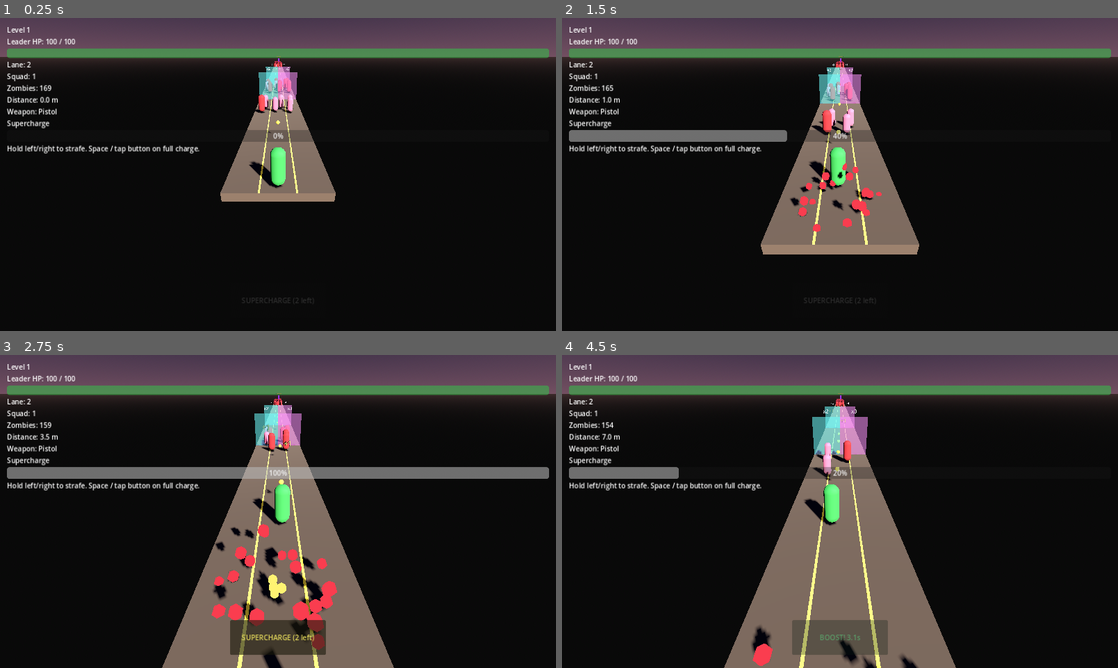
Above: before the commit, frames 1-4 (two rows, left to right).
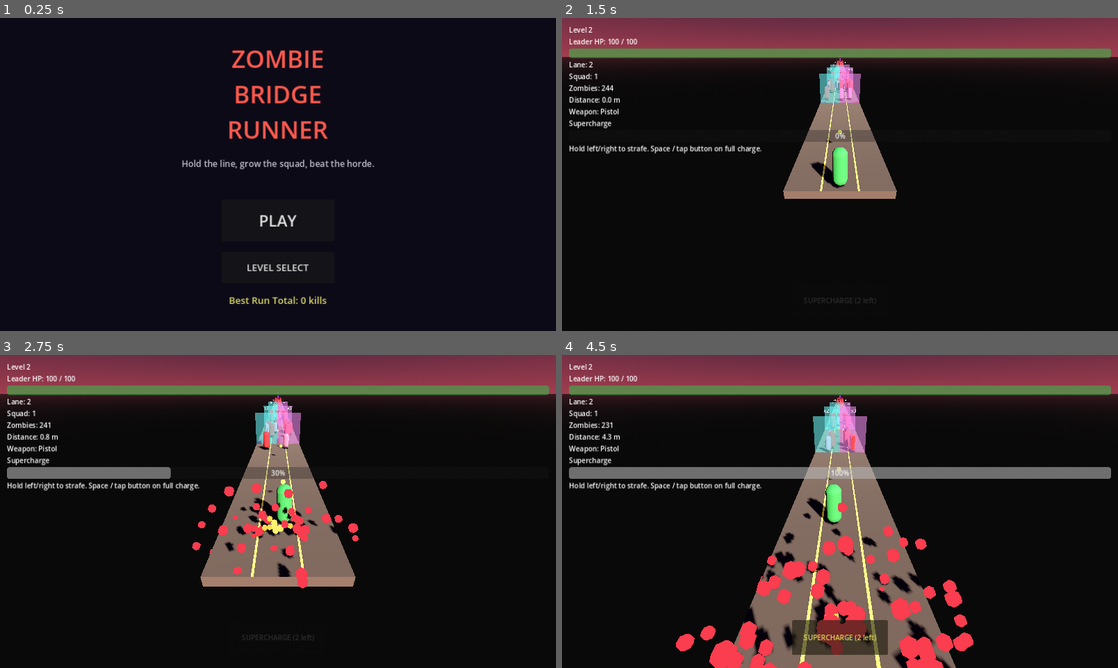
Above: after the commit, the same moments.

Repository: PawandeepSinghKhalsa/Hold-the-Line
Game: Godot game, scene res://scenes/title.tscn
The game is run twice, just before and just after one commit, with the same random seed, the same clock (stepped at 60 frames per second) and the same inputs. Before the commit the project starts from res://scenes/main.tscn.
Inputs (mouse positions are in pixels of both pictures, inside the frame that each line leads up to):
- Up to frame 1 (0.25 s): no input
- Up to frame 2 (1.5 s): click (840, 268) at 0.5 s, where only the run after the commit has a clickable "LEVEL SELECT"; click (840, 171) at 1.25 s, where only the run after the commit has a clickable "Level 2 | Best: —"
- Up to frame 3 (2.75 s): move the mouse to (400, 495) at 2.02 s; hold D (move_right) from 2.03 s (still down); hold Space (supercharge) from 2.03 s (still down); click (400, 495) at 2.17 s
- Up to frame 4 (4.5 s): release D (move_right) at 2.75 s; release Space (supercharge) at 2.75 s; drag from (728, 527) to (812, 574) at 2.77 s; move the mouse to (895, 442) at 3.52 s; hold D (move_right) 3.53-4.25 s; hold Space (supercharge) 3.53-4.25 s; click (895, 442) at 3.67 s; drag from (812, 574) to (673, 464) at 4.27 s

The runs differ from the first frame. In frame 1, 22% of the frame differs, in the area x 0-100%, y 0-92%; in frame 2, 18%; in frame 3, 25%, in the area x 0-100%, y 0-100%; in frame 4, 21%.
Error before the commit: Invalid access to property or key 'lane_index' on a base object of type 'CharacterBody3D (soldier.gd)'. (res://scripts/hud.gd:49)
Error after the commit: Invalid access to property or key 'lane_index' on a base object of type 'CharacterBody3D (soldier.gd)'. (res://scripts/hud.gd:52)

Commit message:
Title screen + level select + best-kills persistence
Turns the game from "level 1 -> level 2 -> level 3 -> loop" into an
actual shippable shape with a menu, per-level records, and stats
that survive browser refreshes.

scripts/level_manager.gd:
- best_kills array[int] (one slot per level), initialised to zeros.
- _load_progress / _save_progress using Godot's ConfigFile at
  user://progress.cfg. Loaded on _ready, saved on every new record.
- record_kills(level, kills): returns true if the new count beats
  the stored best, writes to disk, emits best_kills_updated.
- best_for(level) and best_total() helpers for menus.
- go_to_title() and start_level(index) transition helpers so menus
  and the HUD end button can route without hardcoding scene paths.

scenes/title.tscn + scripts/title.gd:
- Dark-purple background, big red "ZOMBIE BRIDGE RUNNER" headline,
  subtitle, and two buttons (PLAY -> level 1, LEVEL SELECT). Shows
  total best kills across all levels so the player has a number to
  chase.

scenes/level_select.tscn + scripts/level_select.gd:
- Generates one button per level at runtime labelled
  "Level N   |   Best: X kills" (or a dash if no record yet).
  Clicking jumps straight into that level. BACK returns to title.

scenes/hud.tscn + scripts/hud.gd:
- New MainMenuButton below PostRunButton, visible only after a run
  ends, routes to title.
- _on_run_ended now calls LevelManager.record_kills(current_level,
  kills) and appends "★ NEW RECORD" to the banner if the kill
  count beat the saved best.

project.godot:
- run/main_scene switched from main.tscn to title.tscn so the game
  boots into the menu instead of dumping the player straight into
  Level 1.

https://claude.ai/code/session_01WNZkPqonAe5zQESFZUsP36

Diff:
--- a/project.godot
+++ b/project.godot
@@ -7,7 +7,7 @@
 
 config/name="Zombie Bridge Runner"
 config/description="Hypercasual 3D runner: soldier vs. zombie horde on a narrow bridge with 3 lanes and multiplier gates."
-run/main_scene="res://scenes/main.tscn"
+run/main_scene="res://scenes/title.tscn"
 config/features=PackedStringArray("4.3", "GL Compatibility")
 config/icon="res://icon.svg"
 
--- a/scenes/hud.tscn
+++ b/scenes/hud.tscn
@@ -117,3 +117,20 @@
 focus_mode = 0
 visible = false
 text = "NEXT LEVEL"
+
+[node name="MainMenuButton" type="Button" parent="."]
+custom_minimum_size = Vector2(200, 60)
+anchors_preset = 8
+anchor_left = 0.5
+anchor_top = 0.5
+anchor_right = 0.5
+anchor_bottom = 0.5
+offset_left = -100.0
+offset_top = 60.0
+offset_right = 100.0
+offset_bottom = 120.0
+grow_horizontal = 2
+grow_vertical = 2
+focus_mode = 0
+visible = false
+text = "MAIN MENU"
--- /dev/null
+++ b/scenes/level_select.tscn
@@ -0,0 +1,63 @@
+[gd_scene load_steps=2 format=3]
+
+[ext_resource type="Script" path="res://scripts/level_select.gd" id="1_ls"]
+
+[node name="LevelSelect" type="Control"]
+anchors_preset = 15
+anchor_right = 1.0
+anchor_bottom = 1.0
+grow_horizontal = 2
+grow_vertical = 2
+script = ExtResource("1_ls")
+
+[node name="Background" type="ColorRect" parent="."]
+anchors_preset = 15
+anchor_right = 1.0
+anchor_bottom = 1.0
+grow_horizontal = 2
+grow_vertical = 2
+color = Color(0.05, 0.04, 0.09, 1)
+mouse_filter = 2
+
+[node name="Margin" type="MarginContainer" parent="."]
+anchors_preset = 15
+anchor_right = 1.0
+anchor_bottom = 1.0
+offset_left = 32.0
+offset_top = 48.0
+offset_right = -32.0
+offset_bottom = -48.0
+grow_horizontal = 2
+grow_vertical = 2
+
+[node name="VBox" type="VBoxContainer" parent="Margin"]
+layout_mode = 2
+alignment = 1
+theme_override_constants/separation = 20
+
+[node name="TitleLabel" type="Label" parent="Margin/VBox"]
+layout_mode = 2
+theme_override_colors/font_color = Color(1, 0.95, 0.5, 1)
+theme_override_font_sizes/font_size = 42
+text = "SELECT LEVEL"
+horizontal_alignment = 1
+
+[node name="Spacer" type="Control" parent="Margin/VBox"]
+custom_minimum_size = Vector2(0, 12)
+layout_mode = 2
+
+[node name="Levels" type="VBoxContainer" parent="Margin/VBox"]
+layout_mode = 2
+alignment = 1
+theme_override_constants/separation = 14
+
+[node name="Spacer2" type="Control" parent="Margin/VBox"]
+custom_minimum_size = Vector2(0, 24)
+layout_mode = 2
+
+[node name="BackButton" type="Button" parent="Margin/VBox"]
+custom_minimum_size = Vector2(200, 56)
+layout_mode = 2
+size_flags_horizontal = 4
+theme_override_font_sizes/font_size = 20
+text = "< BACK"
--- /dev/null
+++ b/scenes/title.tscn
@@ -0,0 +1,78 @@
+[gd_scene load_steps=2 format=3]
+
+[ext_resource type="Script" path="res://scripts/title.gd" id="1_title"]
+
+[node name="Title" type="Control"]
+anchors_preset = 15
+anchor_right = 1.0
+anchor_bottom = 1.0
+grow_horizontal = 2
+grow_vertical = 2
+script = ExtResource("1_title")
+
+[node name="Background" type="ColorRect" parent="."]
+anchors_preset = 15
+anchor_right = 1.0
+anchor_bottom = 1.0
+grow_horizontal = 2
+grow_vertical = 2
+color = Color(0.05, 0.04, 0.09, 1)
+mouse_filter = 2
+
+[node name="Margin" type="MarginContainer" parent="."]
+anchors_preset = 15
+anchor_right = 1.0
+anchor_bottom = 1.0
+offset_left = 32.0
+offset_top = 48.0
+offset_right = -32.0
+offset_bottom = -48.0
+grow_horizontal = 2
+grow_vertical = 2
+
+[node name="VBox" type="VBoxContainer" parent="Margin"]
+layout_mode = 2
+alignment = 1
+theme_override_constants/separation = 24
+
+[node name="TitleLabel" type="Label" parent="Margin/VBox"]
+layout_mode = 2
+theme_override_colors/font_color = Color(1, 0.35, 0.3, 1)
+theme_override_font_sizes/font_size = 56
+text = "ZOMBIE
+BRIDGE
+RUNNER"
+horizontal_alignment = 1
+
+[node name="Subtitle" type="Label" parent="Margin/VBox"]
+layout_mode = 2
+theme_override_colors/font_color = Color(0.75, 0.75, 0.8, 1)
+theme_override_font_sizes/font_size = 20
+text = "Hold the line, grow the squad, beat the horde."
+horizontal_alignment = 1
+autowrap_mode = 2
+
+[node name="Spacer" type="Control" parent="Margin/VBox"]
+custom_minimum_size = Vector2(0, 20)
+layout_mode = 2
+
+[node name="PlayButton" type="Button" parent="Margin/VBox"]
+custom_minimum_size = Vector2(260, 96)
+layout_mode = 2
+size_flags_horizontal = 4
+theme_override_font_sizes/font_size = 36
+text = "PLAY"
+
+[node name="LevelSelectButton" type="Button" parent="Margin/VBox"]
+custom_minimum_size = Vector2(260, 72)
+layout_mode = 2
+size_flags_horizontal = 4
+theme_override_font_sizes/font_size = 22
+text = "LEVEL SELECT"
+
+[node name="BestLabel" type="Label" parent="Margin/VBox"]
+layout_mode = 2
+theme_override_colors/font_color = Color(0.85, 0.85, 0.4, 1)
+theme_override_font_sizes/font_size = 22
+text = "Best Run Total: 0 kills"
+horizontal_alignment = 1
--- a/scripts/hud.gd
+++ b/scripts/hud.gd
@@ -17,6 +17,7 @@
 @onready var banner: Label = $Margin/VBox/Banner
 @onready var supercharge_button: Button = $SuperchargeButton
 @onready var post_run_button: Button = $PostRunButton
+@onready var main_menu_button: Button = $MainMenuButton
 @onready var damage_flash: ColorRect = $DamageFlash
 
 var _last_run_won: bool = false
@@ -33,8 +34,10 @@
 	GameManager.weapon_changed.connect(_on_weapon_changed)
 	supercharge_button.pressed.connect(_on_supercharge_button_pressed)
 	post_run_button.pressed.connect(_on_post_run_pressed)
+	main_menu_button.pressed.connect(_on_main_menu_pressed)
 	banner.visible = false
 	post_run_button.visible = false
+	main_menu_button.visible = false
 	_on_zombies_changed(GameManager.zombies_remaining)
 	_on_squad_changed(GameManager.squad_size)
 	_on_supercharge_changed(GameManager.supercharge)
@@ -160,8 +163,10 @@
 	supercharge_button.disabled = true
 	supercharge_button.modulate = Color(0.4, 0.4, 0.4, 0.4)
 	var kills: int = GameManager.kills_this_run
+	var new_record: bool = LevelManager.record_kills(LevelManager.current_level, kills)
+	var record_suffix: String = "  ★ NEW RECORD" if new_record else ""
 	if won:
-		banner.text = "VICTORY — %d kills" % kills
+		banner.text = "VICTORY — %d kills%s" % [kills, record_suffix]
 		banner.modulate = Color(0.4, 1, 0.5, 1)
 		Effects.spawn_victory_celebration()
 		if LevelManager.has_next():
@@ -169,11 +174,16 @@
 		else:
 			post_run_button.text = "YOU BEAT THE GAME — play again"
 	else:
-		banner.text = "GAME OVER — %d kills before you fell" % kills
+		banner.text = "GAME OVER — %d kills%s" % [kills, record_suffix]
 		banner.modulate = Color(1, 0.4, 0.4, 1)
 		post_run_button.text = "RETRY"
 	hint_label.text = ""
 	post_run_button.visible = true
+	main_menu_button.visible = true
+
+
+func _on_main_menu_pressed() -> void:
+	LevelManager.go_to_title()
 
 
 func _on_post_run_pressed() -> void:
--- a/scripts/level_manager.gd
+++ b/scripts/level_manager.gd
@@ -1,9 +1,13 @@
 extends Node
 
 # Autoload singleton. Tracks which level the player is on and where to find
-# its scene file. GameManager owns run state; LevelManager owns progression.
+# its scene file. GameManager owns run state; LevelManager owns progression
+# and persists best-kill counts per level to user://progress.cfg.
 
 signal level_changed(level_index: int)
+signal best_kills_updated(level_index: int, kills: int)
+
+const PROGRESS_PATH := "user://progress.cfg"
 
 const LEVELS: Array = [
 	{
@@ -21,6 +25,14 @@
 ]
 
 var current_level: int = 0
+var best_kills: Array[int] = []
+
+
+func _ready() -> void:
+	best_kills.clear()
+	for _i in LEVELS.size():
+		best_kills.append(0)
+	_load_progress()
 
 
 func level_count() -> int:
@@ -45,6 +57,12 @@
 		level_changed.emit(current_level)
 
 
+func start_level(level_index: int) -> void:
+	current_level = clamp(level_index, 0, LEVELS.size() - 1)
+	level_changed.emit(current_level)
+	load_current()
+
+
 func load_current() -> void:
 	var path: String = current_scene_path()
 	get_tree().change_scene_to_file(path)
@@ -59,3 +77,50 @@
 
 func reload_current() -> void:
 	get_tree().reload_current_scene()
+
+
+func go_to_title() -> void:
+	get_tree().change_scene_to_file("res://scenes/title.tscn")
+
+
+# Returns true if the given kill count beats the stored best for that
+# level. Caller (usually the HUD on run end) uses the result to show a
+# "NEW RECORD" badge.
+func record_kills(level_index: int, kills: int) -> bool:
+	if level_index < 0 or level_index >= LEVELS.size():
+		return false
+	if kills <= best_kills[level_index]:
+		return false
+	best_kills[level_index] = kills
+	best_kills_updated.emit(level_index, kills)
+	_save_progress()
+	return true
+
+
+func best_for(level_index: int) -> int:
+	if level_index < 0 or level_index >= best_kills.size():
+		return 0
+	return best_kills[level_index]
+
+
+func best_total() -> int:
+	var total: int = 0
+	for k in best_kills:
+		total += k
+	return total
+
+
+func _load_progress() -> void:
+	var cfg: ConfigFile = ConfigFile.new()
+	var err: int = cfg.load(PROGRESS_PATH)
+	if err != OK:
+		return
+	for i in LEVELS.size():
+		best_kills[i] = int(cfg.get_value("progress", "best_kills_%d" % i, 0))
+
+
+func _save_progress() -> void:
+	var cfg: ConfigFile = ConfigFile.new()
+	for i in LEVELS.size():
+		cfg.set_value("progress", "best_kills_%d" % i, best_kills[i])
+	cfg.save(PROGRESS_PATH)
--- /dev/null
+++ b/scripts/level_select.gd
@@ -0,0 +1,36 @@
+extends Control
+
+# Level select screen. One button per level, labelled with that level's
+# best-kill record from LevelManager. Back button returns to title.
+
+@onready var back_button: Button = $Margin/VBox/BackButton
+@onready var levels_container: VBoxContainer = $Margin/VBox/Levels
+
+
+func _ready() -> void:
+	back_button.pressed.connect(_on_back_pressed)
+	_build_level_buttons()
+
+
+func _build_level_buttons() -> void:
+	for child in levels_container.get_children():
+		child.queue_free()
+	for i in LevelManager.level_count():
+		var level_info: Dictionary = LevelManager.LEVELS[i]
+		var best: int = LevelManager.best_for(i)
+		var button: Button = Button.new()
+		button.custom_minimum_size = Vector2(340, 80)
+		button.size_flags_horizontal = Control.SIZE_SHRINK_CENTER
+		button.add_theme_font_size_override("font_size", 24)
+		var record_text: String = "—" if best <= 0 else "%d kills" % best
+		button.text = "%s   |   Best: %s" % [level_info.name, record_text]
+		button.pressed.connect(_on_level_pressed.bind(i))
+		levels_container.add_child(button)
+
+
+func _on_level_pressed(index: int) -> void:
+	LevelManager.start_level(index)
+
+
+func _on_back_pressed() -> void:
+	get_tree().change_scene_to_file("res://scenes/title.tscn")
--- /dev/null
+++ b/scripts/title.gd
@@ -0,0 +1,23 @@
+extends Control
+
+# Title screen. Two primary buttons: Play (starts Level 1) and
+# Level Select (opens the level-select screen). Shows the total
+# best kills across all levels as a persistent player stat.
+
+@onready var best_label: Label = $Margin/VBox/BestLabel
+@onready var play_button: Button = $Margin/VBox/PlayButton
+@onready var level_select_button: Button = $Margin/VBox/LevelSelectButton
+
+
+func _ready() -> void:
+	play_button.pressed.connect(_on_play_pressed)
+	level_select_button.pressed.connect(_on_level_select_pressed)
+	best_label.text = "Best Run Total: %d kills" % LevelManager.best_total()
+
+
+func _on_play_pressed() -> void:
+	LevelManager.start_level(0)
+
+
+func _on_level_select_pressed() -> void:
+	get_tree().change_scene_to_file("res://scenes/level_select.tscn")
